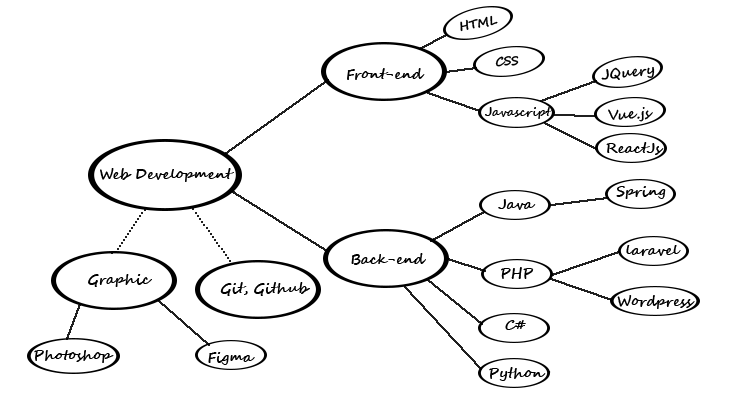
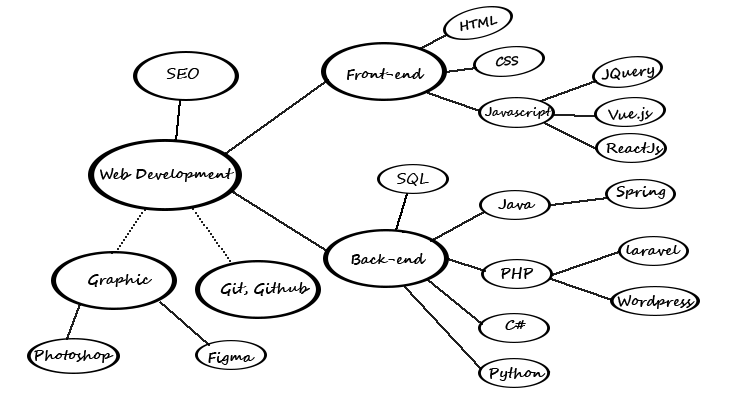
Layers edited between the first and the second 743px x 400px image:
added layer "SQL" above "Shape 1 copy 20" over [397, 173, 429, 186]
added layer "Shape 1 copy 20" above "Shape 1 copy 8" over [377, 164, 449, 194]
painted on "Shape 1 copy 13" over [620, 113, 665, 127]
added layer "SEO" above "Shape 1 copy 18" over [166, 68, 199, 79]
added layer "Shape 1 copy 18" above "Shape 1 copy 4" over [133, 51, 239, 101]
painted on "Layer 0" over [158, 100, 408, 302]
